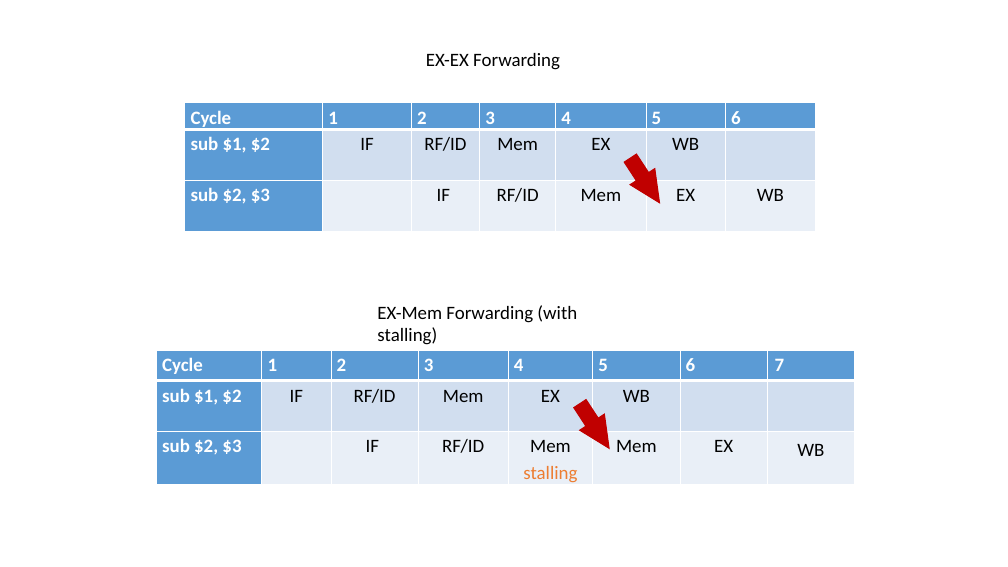
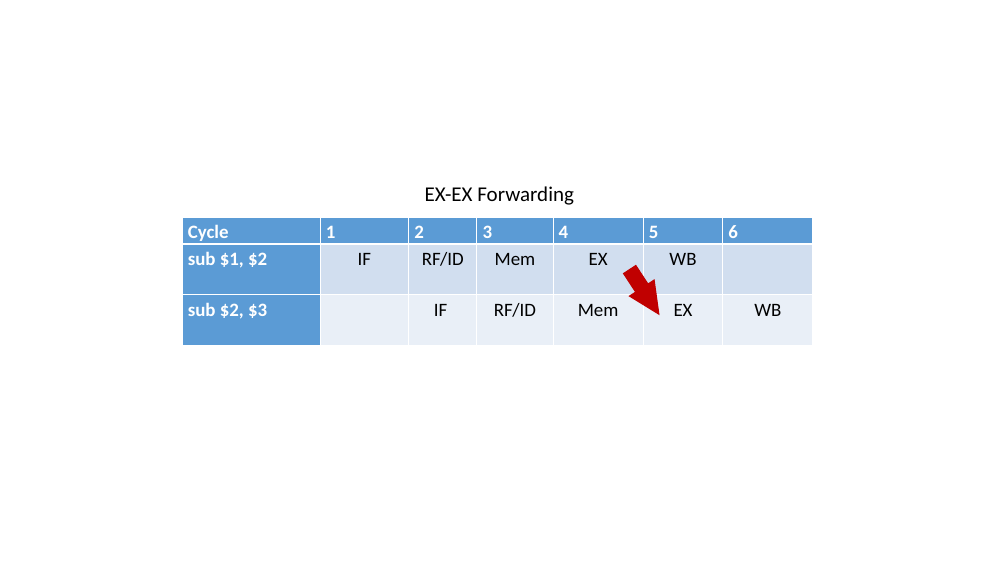
Before and after one commit to Kooscii/2016FALL_CA_HW-LAB, a slide deck: slide 1 of HW2/Q2.pptx. Drawn at 1008x567 pixels with LibreOffice and Linux fonts; fonts in the diff are those of the drawing. Boxes give left, top, right and bottom in pixels: in the first picture for what was removed or moved away, otherwise in the second. Text is boxed around its words. In the diff, an @@ line names an element or a change of style, - is before the commit and + after.

```diff
--- a/HW2/Q2.pptx
+++ b/HW2/Q2.pptx
@@ text "EX-EX Forwarding": place and size @@
-text "EX-EX Forwarding" at [426, 53, 560, 70]
+text "EX-EX Forwarding" at [425, 186, 574, 205]
@@ text "EX-EX Forwarding" at [425, 186, 574, 205]: size 18 to 20 pt @@
@@ table: place and size @@
-table at [185, 103, 815, 227]
+table at [182, 218, 812, 342]
@@ right arrow: place and size @@
-right arrow at [618, 150, 672, 211]
+right arrow at [618, 262, 672, 323]
@@ text removed at [377, 305, 577, 345] @@
-EX-Mem Forwarding (with stalling)
@@ table removed at [157, 350, 853, 487], 3 rows, 8 columns @@
-Cycle | 1 | 2 | 3 | 4 | 5 | 6 | 7
-sub $1, $2 | IF | RF/ID | Mem | EX | WB |  | 
-sub $2, $3 |  | IF | RF/ID | Mem / stalling | Mem | EX | WB
@@ right arrow removed at [568, 396, 622, 457] @@
```
Also in this commit, not shown: 1 slide added, 4 other files.
